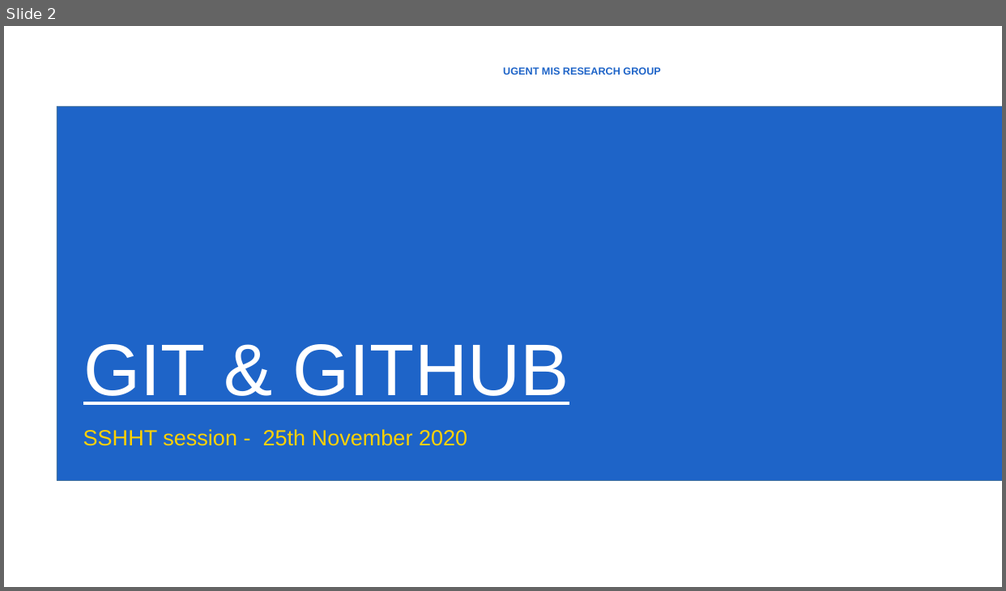
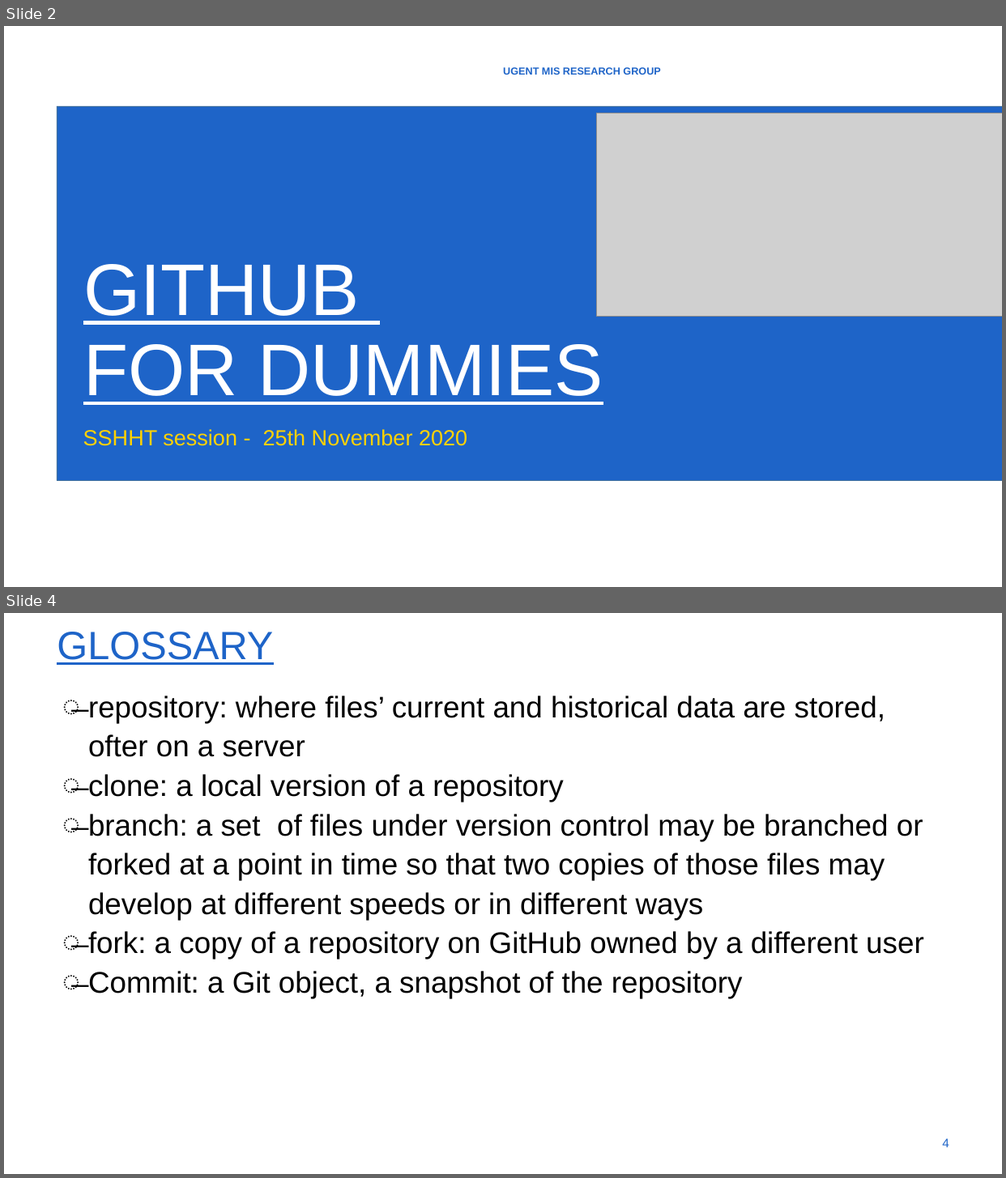
Before and after one commit to Qisi-Zhang/SSHTsessie, a slide deck: SSHTGithub.pptx. Shown one above the other, each under a label of ours: slide 2 before the commit, slides 2 and 4 after it; the slides between them are not shown. The pictures are 1006x591 and 1006x1178 pixels, drawn with LibreOffice and Linux fonts; fonts in the diff are those of the drawing; grey boxes stand for pictures; background and template pictures are left out. Boxes give left, top, right and bottom in pixels: in the first picture for what was removed or moved away, otherwise in the second. Text is boxed around its words. In the diff, an @@ line names an element or a change of style, - is before the commit and + after.

```diff
--- a/SSHTGithub.pptx
+++ b/SSHTGithub.pptx
@@ slide 4 added at [4,613,1002,1174], background #FFFFFF @@
@@ title added at [57,632,273,665], 54 pt, text #1E64C8, underline @@
+GLOSSARY
@@ text added at [88,696,924,999], 40.8 pt, text #000000 @@
+̶ repository: where files’ current and historical data are stored, ofter on a server
+̶ clone: a local version of a repository
+̶ branch: a set of files under version control may be branched or forked at a point in time so that two copies of those files may develop at different speeds or in different ways
+̶ fork: a copy of a repository on GitHub owned by a different user
+̶ Commit: a Git object, a snapshot of the repository
@@ page number added at [942,1139,949,1148], 17.1 pt, text #1E64C8 @@
+4
@@ slide 2 changed as well @@
@@ picture added at [597,113,1002,316] @@
@@ title at [83,264,603,405]: text changed @@
-GIT & GITHUB
+GITHUB
+FOR DUMMIES
```
Also in this commit, not shown: 4 other slides changed, 5 other slides added, 2 slides removed.
